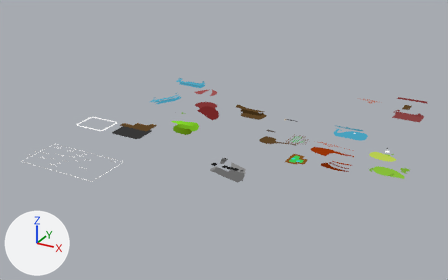
Renders of the Blender file src/icons.blend from each side of a commit.
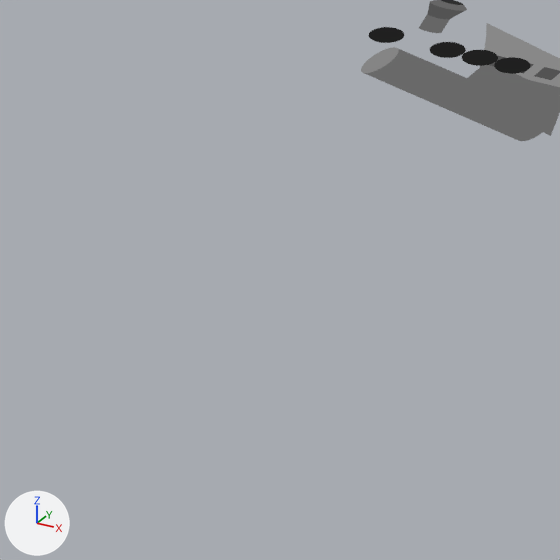
The first picture shows the older version from a camera (50 mm lens) standing at (14.03, -20.57, 9.38) and looking at (3.58, -1.55, -0.13). The close-ups show both versions on the part from 33% to 54% of the width and 57% to 91% of the height of that picture; other places that the commit changed are outside them. The axes (+X, +Y, +Z) are drawn at lower left. The lights are the same throughout.
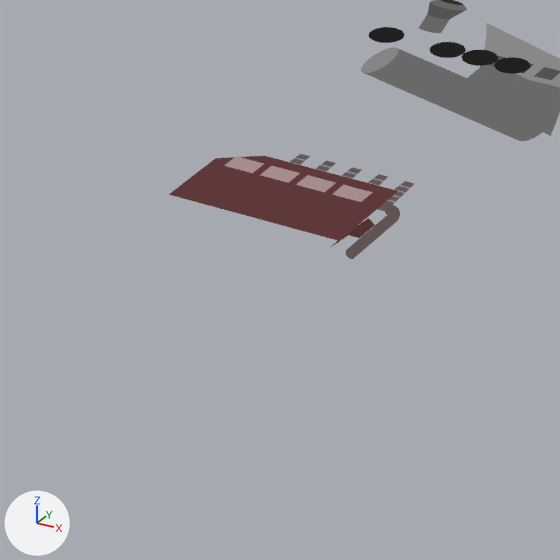
What differs and where, as boxes [x1, y1, x2, y2] in the close-ups (560 x 560 px):
'Plane.030', added (brown): after [169, 156, 398, 241]
'BezierCurve.001', added: after [345, 204, 400, 259]
'Plane.034', added: after [332, 185, 373, 202]
'Plane.033', added: after [296, 175, 336, 192]
'Plane.032', added: after [260, 166, 300, 183]
'Plane.031', added: after [224, 156, 264, 173]
'Plane.039', added: after [378, 181, 415, 211]
'Plane.040', added: after [331, 218, 374, 247]
'Plane.038', added: after [368, 174, 388, 186]
'Plane.037', added: after [341, 167, 361, 179]
'Plane.035', added: after [290, 154, 310, 165]
'Plane.036', added: after [316, 160, 336, 172]

Patch to the scene script:
```diff
--- a/src/icons.blend.py
+++ b/src/icons.blend.py
@@ me_plane_045 @@
+me_plane_045.from_pydata([(-0.47, -0.47, -0.444), (0.319, -0.47, 0.0), (-0.47, 0.773, -0.444), (0.319, 0.47, 0.0), (0.051, -0.47, 0.0), (0.051, 0.773, 0.0)], [], [(4, 1, 3, 5), (0, 4, 5, 2)])
+me_plane_045.materials.append(mat_factory_004)  # brown #523232
@@ me_plane_029 @@
+me_plane_029.from_pydata([(-0.47, -0.47, 0.0), (0.47, -0.47, 0.0), (-0.47, 0.47, 0.0), (0.47, 0.47, 0.0)], [], [(0, 1, 3, 2)])
+me_plane_029.materials.append(mat_factory_001)  # grey #a58d8d
@@ me_plane_024 @@
+me_plane_024.from_pydata([(-0.47, -0.373, 0.0), (0.47, -0.373, 0.0), (-0.47, 0.264, 0.0), (0.47, 0.47, 0.0), (-0.278, -0.373, 0.0), (-0.278, 0.47, 0.0)], [], [(4, 1, 3, 5), (0, 4, 5, 2)])
+me_plane_024.materials.append(mat_factory)  # brown #5f3939
@@ cu_beziercurve_001 @@
+cu_beziercurve_001 = bpy.data.curves.new('BezierCurve.001', 'CURVE')
+cu_beziercurve_001.dimensions = '3D'
+_sp = cu_beziercurve_001.splines.new('BEZIER'); _sp.bezier_points.add(2)
+_sp.bezier_points.foreach_set('co', [-0.0642, 0.324, 0.0, 0.0205, 0.219, 0.0, 0.0205, -0.305, 0.0])
+_sp.bezier_points.foreach_set('handle_left', [-0.106, 0.324, 0.0, 0.0205, 0.249, 0.0, 0.0205, -0.275, 0.0])
+_sp.bezier_points.foreach_set('handle_right', [0.0185, 0.324, 0.0, 0.0205, 0.122, 0.0, 0.0205, -0.402, 0.0])
+for _p, _l, _r in zip(_sp.bezier_points, ['ALIGNED', 'ALIGNED', 'ALIGNED'], ['ALIGNED', 'ALIGNED', 'ALIGNED']): _p.handle_left_type = _l; _p.handle_right_type = _r
+_sp.order_u = 0
+_sp.order_v = 0
+_sp.resolution_u = 64
+cu_beziercurve_001.materials.append(mat_factory_005)  # dark grey #615353
+cu_beziercurve_001.use_path = True
+cu_beziercurve_001.bevel_depth = 0.037
+cu_beziercurve_001.resolution_u = 64
+cu_beziercurve_001.fill_mode = 'FULL'
@@ ob_plane_040 @@
+ob_plane_040 = bpy.data.objects.new('Plane.040', me_plane_045)
+ob_plane_040.location = (4.588, -4.473, -0.93)
+ob_plane_040.scale = (0.274, 0.19, 0.298)
@@ ob_beziercurve_001 @@
+ob_beziercurve_001 = bpy.data.objects.new('BezierCurve.001', cu_beziercurve_001)
+ob_beziercurve_001.location = (4.592, -4.279, -1.053)
+ob_beziercurve_001.scale = (0.915, 0.915, 0.915)
@@ ob_plane_039 @@
+ob_plane_039 = bpy.data.objects.new('Plane.039', me_plane_044)  # 24 vertices, 11 faces; spans x -0.503..0.503, y -0.675..0.548, z 0.0; in mat_factory_002 (dark grey #645757), mat_factory_003 (grey #888888)
+ob_plane_039.location = (4.443, -3.726, -1.1)
+ob_plane_039.scale = (0.102, 0.321, 0.231)
@@ ob_plane_038 @@
+ob_plane_038 = bpy.data.objects.new('Plane.038', me_plane_044.copy())
+ob_plane_038.location = (4.258, -3.726, -1.1)
+ob_plane_038.scale = (0.102, 0.321, 0.231)
@@ ob_plane_037 @@
+ob_plane_037 = bpy.data.objects.new('Plane.037', me_plane_044.copy())
+ob_plane_037.location = (4.074, -3.726, -1.1)
+ob_plane_037.scale = (0.102, 0.321, 0.231)
@@ ob_plane_036 @@
+ob_plane_036 = bpy.data.objects.new('Plane.036', me_plane_044.copy())
+ob_plane_036.location = (3.889, -3.726, -1.1)
+ob_plane_036.scale = (0.102, 0.321, 0.231)
@@ ob_plane_035 @@
+ob_plane_035 = bpy.data.objects.new('Plane.035', me_plane_044.copy())
+ob_plane_035.location = (3.704, -3.726, -1.1)
+ob_plane_035.scale = (0.102, 0.321, 0.231)
@@ ob_plane_034 @@
+ob_plane_034 = bpy.data.objects.new('Plane.034', me_plane_029)
+ob_plane_034.location = (4.363, -4.108, -0.932)
+ob_plane_034.scale = (0.213, 0.148, 0.231)
@@ ob_plane_033 @@
+ob_plane_033 = bpy.data.objects.new('Plane.033', me_plane_029.copy())
+ob_plane_033.location = (4.113, -4.108, -0.932)
+ob_plane_033.scale = (0.213, 0.148, 0.231)
@@ ob_plane_032 @@
+ob_plane_032 = bpy.data.objects.new('Plane.032', me_plane_029.copy())
+ob_plane_032.location = (3.862, -4.108, -0.932)
+ob_plane_032.scale = (0.213, 0.148, 0.231)
@@ ob_plane_031 @@
+ob_plane_031 = bpy.data.objects.new('Plane.031', me_plane_029.copy())
+ob_plane_031.location = (3.611, -4.108, -0.932)
+ob_plane_031.scale = (0.213, 0.148, 0.231)
@@ ob_plane_030 @@
+ob_plane_030 = bpy.data.objects.new('Plane.030', me_plane_024)
+ob_plane_030.location = (3.949, -4.251, -0.987)
+ob_plane_030.scale = (1.25, 0.828, 1.01)
```
